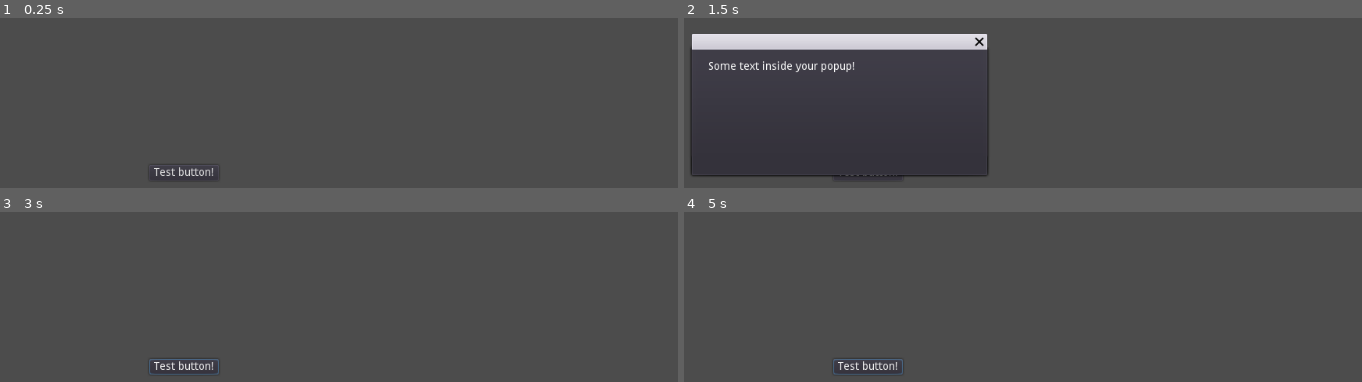
Above: before the commit, frames 1-4 (two rows, left to right).
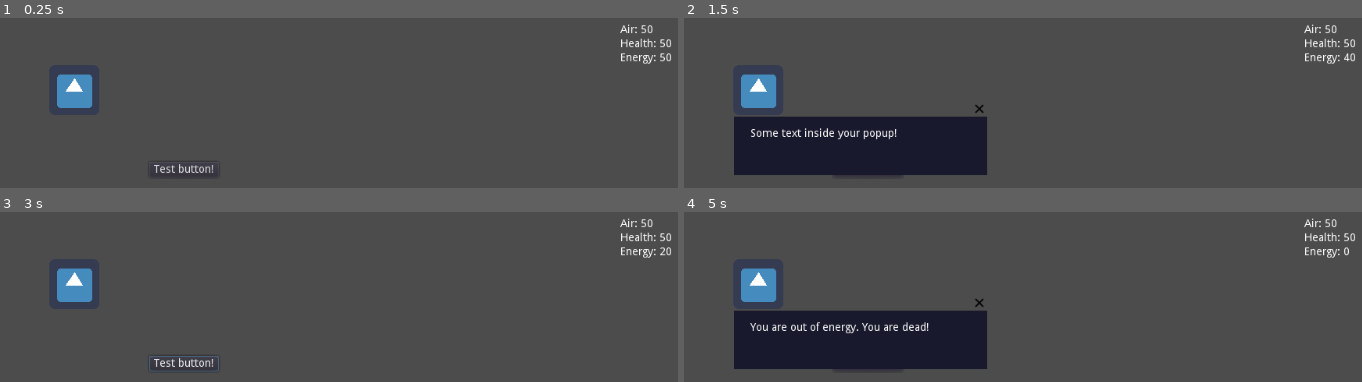
Above: after the commit, the same moments.

Repository: Ghotfall/LD50_YourLastSpace
Game: Godot game, scene res://Main.tscn
Two runs of this game, one before a commit and one after it. Both use one fixed random seed, a clock stepped at 60 frames per second and the inputs below. The engine's default icon, where the game draws it, is replaced by a stand-in: a white triangle on a blue panel in a dark square.
Inputs (mouse positions are in pixels of both pictures, inside the frame that each line leads up to):
- Up to frame 1 (0.25 s): no input
- Up to frame 2 (1.5 s): click "Test button!" at 0.5 s; click "Test button!" at 1.25 s
- Up to frame 3 (3 s): click "Test button!" at 2 s; tap Enter at 2.75 s; move the mouse to (outside the picture) at 2.77 s; click (outside the picture) at 2.92 s
- Up to frame 4 (5 s): tap Space at 3.5 s; move the mouse to (outside the picture) at 3.52 s; click (outside the picture) at 3.67 s; tap Enter at 4.25 s; move the mouse to (1077, 334) at 4.27 s; click (1077, 334) at 4.42 s

The runs differ from the first frame. In frame 1, 1.8% of the frame differs, in the area x 8-99%, y 3-93%; in frame 2, 21%, in the area x 0-99%, y 3-94%; in frame 3, 2.1%; in frame 4, 14%.

Commit message:
Add some demo stuff

Diff:
--- /dev/null
+++ b/Airlock.gd
@@ -0,0 +1,9 @@
+extends Area2D
+
+signal airlock_clicked
+
+func _on_Airlock_input_event(viewport, event, shape_idx):
+	if event is InputEventMouseButton and event.pressed:
+		if event.button_index == BUTTON_LEFT:
+			print_debug(event)
+			emit_signal("airlock_clicked")
--- a/Main.gd
+++ b/Main.gd
@@ -3,11 +3,52 @@
 onready var testBtn = $Control/Button
 onready var testPopup = $Control/PopupDialog
 
+onready var air_label = $UI/VBoxContainer/AirLabel
+onready var health_label = $UI/VBoxContainer/HealthLabel
+onready var energy_label = $UI/VBoxContainer/EnergyLabel
+
+var air: int = 50
+var health: int = 50 setget health_set
+var energy: int = 50 setget energy_set
+
+func health_set(new_value):
+	health = new_value
+	set_health_text(health)
+	if health <= 0:
+		$Control/PopupDialog/Label.text = "You are out of lifeforce. You are dead!"
+		testPopup.popup()
+
+func energy_set(new_value):
+	energy = new_value
+	set_energy_text(energy)
+	if energy <= 0:
+		$EnergyTimer.stop()
+		$Control/PopupDialog/Label.text = "You are out of energy. You are dead!"
+		testPopup.popup()
+
+func set_air_text(value: int):
+	air_label.text = "Air: %d" % value
+
+func set_health_text(value: int):
+	health_label.text = "Health: %d" % value
+
+func set_energy_text(value: int):
+	energy_label.text = "Energy: %d" % value
+
 func _ready():
-	pass
-
+	set_air_text(air)
+	set_health_text(health)
+	set_energy_text(energy)
 
 
 
 func _on_Button_pressed():
 	testPopup.popup()
+
+
+func _on_Airlock_airlock_clicked():
+	health_set(0)
+
+
+func _on_EnergyTimer_timeout():
+	energy_set(energy - 10)
--- a/Main.tscn
+++ b/Main.tscn
@@ -1,15 +1,23 @@
-[gd_scene load_steps=2 format=2]
+[gd_scene load_steps=6 format=2]
 
 [ext_resource path="res://Main.gd" type="Script" id=1]
+[ext_resource path="res://icon.png" type="Texture" id=2]
+[ext_resource path="res://Airlock.gd" type="Script" id=3]
+
+[sub_resource type="StyleBoxFlat" id=2]
+bg_color = Color( 0.0980392, 0.101961, 0.176471, 1 )
+
+[sub_resource type="RectangleShape2D" id=1]
+extents = Vector2( 32, 32 )
 
 [node name="Main" type="Node2D"]
 script = ExtResource( 1 )
 
 [node name="Control" type="Control" parent="."]
 margin_left = 305.0
-margin_top = 200.0
+margin_top = 196.0
 margin_right = 680.0
-margin_bottom = 385.0
+margin_bottom = 381.0
 
 [node name="Button" type="Button" parent="Control"]
 margin_right = 12.0
@@ -17,11 +25,11 @@
 text = "Test button!"
 
 [node name="PopupDialog" type="WindowDialog" parent="Control"]
-visible = true
-margin_left = 124.0
-margin_top = 52.0
+margin_left = 178.0
+margin_top = 138.0
 margin_right = 502.0
 margin_bottom = 213.0
+custom_styles/panel = SubResource( 2 )
 
 [node name="Label" type="Label" parent="Control/PopupDialog"]
 margin_left = 21.0
@@ -30,4 +38,57 @@
 margin_bottom = 29.0
 text = "Some text inside your popup!"
 
+[node name="Airlock" type="Area2D" parent="."]
+position = Vector2( 209, 104 )
+script = ExtResource( 3 )
+__meta__ = {
+"_edit_group_": true
+}
+
+[node name="Sprite" type="Sprite" parent="Airlock"]
+texture = ExtResource( 2 )
+
+[node name="CollisionShape2D" type="CollisionShape2D" parent="Airlock"]
+shape = SubResource( 1 )
+
+[node name="EnergyTimer" type="Timer" parent="."]
+autostart = true
+
+[node name="UI" type="Control" parent="."]
+show_behind_parent = true
+anchor_left = 1.0
+anchor_right = 1.0
+margin_left = 870.0
+margin_right = 1024.0
+margin_bottom = 98.0
+
+[node name="VBoxContainer" type="VBoxContainer" parent="UI"]
+anchor_left = 1.0
+anchor_right = 1.0
+margin_left = -116.0
+margin_top = 20.0
+margin_right = -20.0
+margin_bottom = 70.0
+grow_horizontal = 0
+
+[node name="AirLabel" type="Label" parent="UI/VBoxContainer"]
+margin_right = 96.0
+margin_bottom = 14.0
+text = "Air: $0"
+
+[node name="HealthLabel" type="Label" parent="UI/VBoxContainer"]
+margin_top = 18.0
+margin_right = 96.0
+margin_bottom = 32.0
+text = "Health: $0"
+
+[node name="EnergyLabel" type="Label" parent="UI/VBoxContainer"]
+margin_top = 36.0
+margin_right = 96.0
+margin_bottom = 50.0
+text = "Energy: $0"
+
 [connection signal="pressed" from="Control/Button" to="." method="_on_Button_pressed"]
+[connection signal="airlock_clicked" from="Airlock" to="." method="_on_Airlock_airlock_clicked"]
+[connection signal="input_event" from="Airlock" to="Airlock" method="_on_Airlock_input_event"]
+[connection signal="timeout" from="EnergyTimer" to="." method="_on_EnergyTimer_timeout"]
